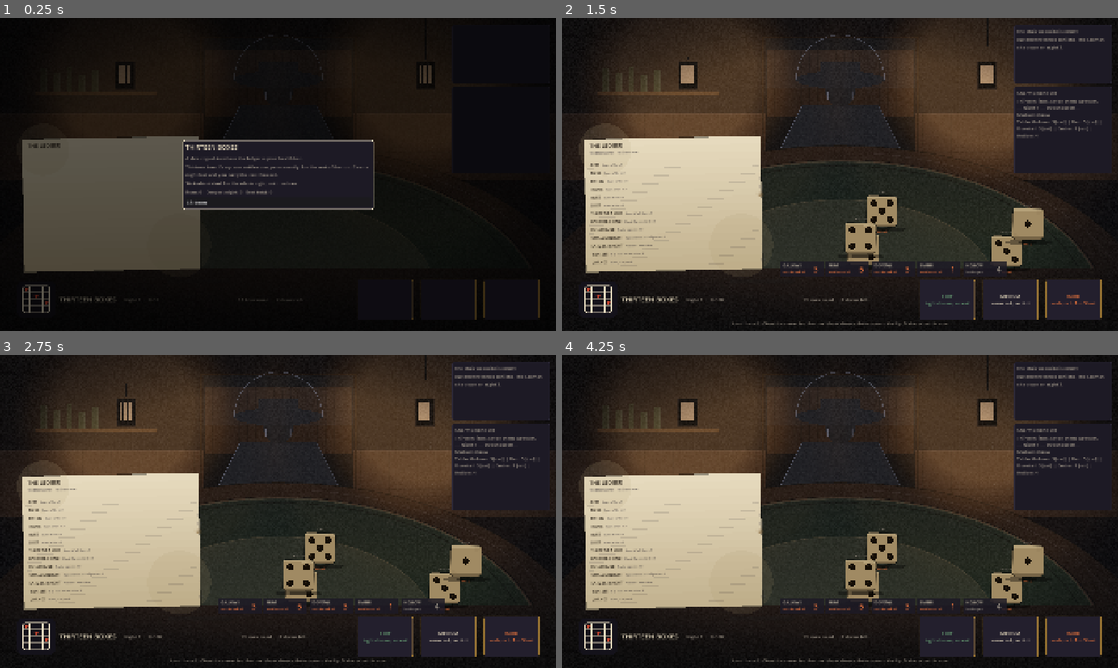
Above: before the commit, frames 1-4 (two rows, left to right).
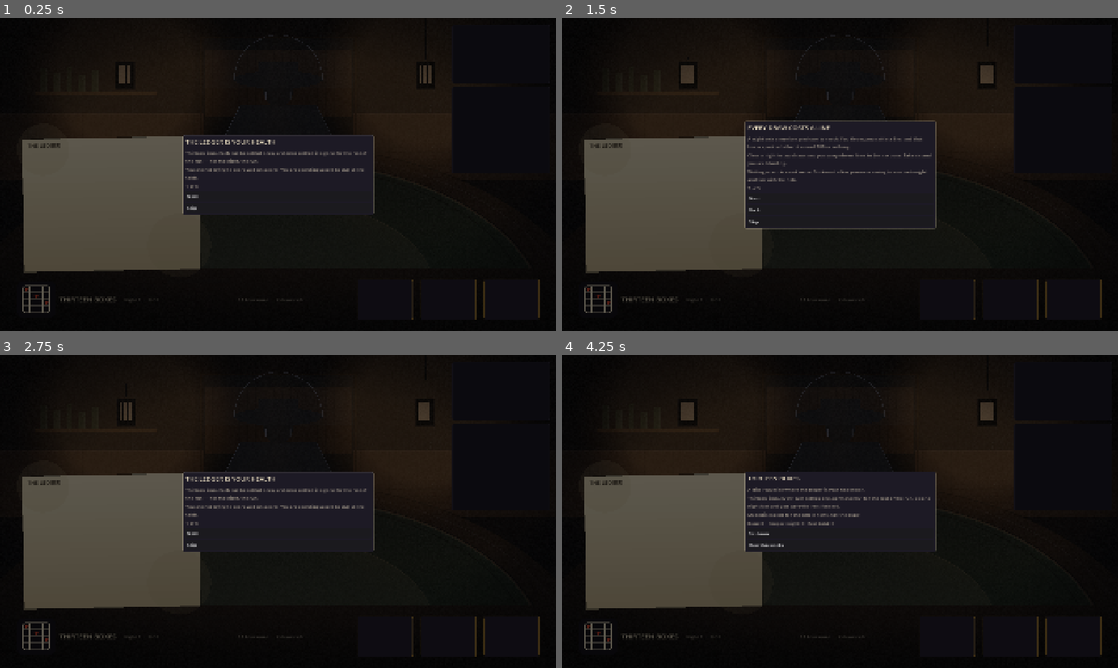
Above: after the commit, the same moments.

Repository: AdLgames/tugow
Game: Godot game, scene res://scenes/main.tscn
Same seed, same stepped clock (60 frames per second), same inputs: the game is played once before the commit and once after it.
Inputs (mouse positions are in pixels of both pictures, inside the frame that each line leads up to):
- Up to frame 1 (0.25 s): no input
- Up to frame 2 (1.5 s): click (840, 202) at 0.5 s, where only the run before the commit has a clickable "Sit down"; click (840, 196) at 1.25 s, where only the run after the commit has a clickable "Next"
- Up to frame 3 (2.75 s): click (278, 545) at 2 s, where only the run after the commit has a clickable "Back"
- Up to frame 4 (4.25 s): click (840, 533) at 2.75 s, where only the run after the commit has a clickable "Next"; click (840, 558) at 3.5 s, where only the run after the commit has a clickable "Skip"

The runs differ from the first frame. In frame 1, 2.3% of the frame differs, in the area x 32-68%, y 37-63%; in frame 2, 53%; in frame 3, 54%; in frame 4, 54%, in the area x 0-99%, y 0-99%.

Commit message:
An explanation, one charm a night, and dice that keep their distance
Intro — five pages before the first hand, one idea each: the Ledger is your
health, every draw costs a line whatever it scores, staked is staked for the
night, the pot and the rail and the dirt, and the man opposite. Shown
automatically on a first run and from the title screen after that.

Charms — one a night. The bench is visited once between nights and
re-rendered after each purchase, so a night with lines to spare could buy
several charms in a row; Balance.charms_per_night caps it and the offer
leaves the board once tonight's is taken.

The clear felt — dice now land in whatever the interface has left of the
table: right of the Ledger, below the man opposite, above the dice tray.
That region is derived from the real node rectangles rather than guessed at
in the scene, so it cannot drift out of step with the layout. Nothing is
thrown onto the sheet, and nothing lands under the tray or the draw buttons.

No overlapping dice — the arrangement is relaxed until every die has its own
room. Spacing uses half a die's diagonal rather than half its width, because
the name above it and the state tag below it are part of what has to stay
readable; two dice sharing a spot could be neither counted nor clicked.

Also: ghosted previews were falling off the right edge of the paper. They now
have their own column inboard of the score column, which keeps a provisional
number visibly distinct from a settled one without leaving the sheet.

161 logic checks, 43,000 invariant checks, 24 physics checks, UI smoke.

Co-Authored-By: Claude Opus 5 <noreply@anthropic.com>
Claude-Session: https://claude.ai/code/session_01BzAKzGJTYJvNQcmYrQHVBo

Diff:
--- a/scripts/autoload/balance.gd
+++ b/scripts/autoload/balance.gd
@@ -107,6 +107,11 @@
 
 # --- Bench ------------------------------------------------------------------
 
+## Charms a night. The bench is visited once per night, so this is also the
+## cap per visit — without it a night with lines to spare could buy out half
+## the library at once.
+var charms_per_night: int = 1
+
 var bench_costs: Dictionary = {
 	"reshape_face": 1,
 	"cleanse_bitter": 1,
--- a/scripts/core/bench.gd
+++ b/scripts/core/bench.gd
@@ -48,7 +48,10 @@
 	return out
 
 
+## The charm on offer tonight, or null when tonight's charm is already bought.
 static func next_charm(game: Game) -> Charm:
+	if game.charms_taken_tonight >= Balance.charms_per_night:
+		return null
 	for c in Charms.library():
 		if not game.has_charm(c.id):
 			return c
--- a/scripts/core/game.gd
+++ b/scripts/core/game.gd
@@ -41,6 +41,8 @@
 ## Overshoot banked from the previous floor, and how much of it opened this one.
 var pending_carry: int = 0
 var floor_carry_in: int = 0
+## Charms taken since this night began.
+var charms_taken_tonight: int = 0
 var log_lines: Array[String] = []
 
 
@@ -52,6 +54,7 @@
 	victory = false
 	end_reason = ""
 	log_lines.clear()
+	charms_taken_tonight = 0
 	pending_carry = 0
 	floor_carry_in = 0
 	log_line("Thirteen lines. Settle them carefully.")
@@ -64,6 +67,7 @@
 		_end_run(true, "You walked out with %s." % Lore.lines_owed(card.open_count()))
 		return
 	threshold = Balance.threshold_for_floor(floor_number)
+	charms_taken_tonight = 0
 	floor_carry_in = pending_carry
 	floor_score = pending_carry
 	pending_carry = 0
@@ -297,6 +301,7 @@
 
 func take_charm(charm: Charm) -> void:
 	charms.append(charm)
+	charms_taken_tonight += 1
 	log_line("Charm taken: %s — %s" % [charm.charm_name, charm.text])
 	state_changed.emit()
 
--- /dev/null
+++ b/scripts/ui/intro.gd
@@ -0,0 +1,42 @@
+class_name Intro
+extends RefCounted
+## What the game is, before the first hand. Five pages, each one thing.
+##
+## The rules that need saying are the ones no dice game has: the card does not
+## reset, a turn costs a line whatever it scores, and staking lasts the night.
+## Everything else a player can find out by playing.
+
+class Page extends RefCounted:
+	var title: String
+	var lines: Array[String]
+
+	func _init(p_title: String, p_lines: Array[String]) -> void:
+		title = p_title
+		lines = p_lines
+
+
+static func pages() -> Array:
+	var out: Array = []
+	out.append(Page.new("THE LEDGER IS YOUR HEALTH", [
+		"Thirteen lines. Each can be settled once, and once settled it is gone for the rest of the run — not the night, the run.",
+		"You are not trying to score well on a card. You are spending a card to stay at the table.",
+	]))
+	out.append(Page.new("EVERY DRAW COSTS A LINE", [
+		"A night sets a number you have to reach. You throw, you settle a line, and that line is spent whether it scored 300 or nothing.",
+		"Clear a night in two draws and you carry eleven lines to the next one. Take six and you are bleeding.",
+		"Writing a zero is a real move. Strike out a line you were saving to survive tonight, and live with the hole.",
+	]))
+	out.append(Page.new("STAKED IS STAKED FOR THE NIGHT", [
+		"Click a die to stake it. It holds that face until the night ends — scoring for you every draw, and never rolling again.",
+		"You are trading what you might roll for what you already have. The table narrows as the night goes on, and that is the same bargain the Ledger makes.",
+	]))
+	out.append(Page.new("THE POT, THE RAIL, THE DIRT", [
+		"Choose how hard you throw. Soft keeps the dice in the pot. Hard scatters them to the rail, where they score double, and past it into the dirt, where they are gone for the night.",
+		"A die on the rail is not safe: the next draw shoves it toward the lip. Stake it, settle now, or gamble it.",
+	]))
+	out.append(Page.new("THE MAN OPPOSITE", [
+		"On some nights someone sits down and writes on the same Ledger. Every line he takes is a line you can never use.",
+		"He calls his line out loud before he throws. That is your one turn to answer: take it yourself, race the number and end the night, or stake away the dice he needs.",
+		"Out-score him and you get spent lines back. He is the only way this run gets longer.",
+	]))
+	return out
--- a/scripts/ui/ledger_view.gd
+++ b/scripts/ui/ledger_view.gd
@@ -15,8 +15,10 @@
 const ROW_HEIGHT := 28.0
 const HEADER := 74.0
 const PAD := 20.0
-## Previews sit out in the margin so the score column stays for real entries.
-const MARGIN_SHIFT := 26.0
+## Previews sit in their own column, inboard of the score column, so a
+## provisional number is never mistaken for a settled one — and never falls
+## off the edge of the paper.
+const MARGIN_SHIFT := -66.0
 
 var game: Game = null
 ## Set when the only legal move left is settling a line.
--- a/scripts/ui/main.gd
+++ b/scripts/ui/main.gd
@@ -43,7 +43,10 @@
 	set_anchors_preset(Control.PRESET_FULL_RECT)
 	clip_contents = true
 	_build()
-	_show_title()
+	if int(RunState.meta.get("runs", 0)) == 0:
+		_show_intro(0)
+	else:
+		_show_title()
 
 
 func _unhandled_key_input(event: InputEvent) -> void:
@@ -265,6 +268,27 @@
 
 # --- Screens -----------------------------------------------------------------
 
+## The explanation, once, before the first run — and on demand after it.
+func _show_intro(page_index: int) -> void:
+	var pages := Intro.pages()
+	if page_index < 0 or page_index >= pages.size():
+		_show_title()
+		return
+	var page: Intro.Page = pages[page_index]
+	_clear_overlay(page.title)
+	for line in page.lines:
+		_overlay_text(line)
+	_overlay_text("%d of %d" % [page_index + 1, pages.size()])
+	if page_index + 1 < pages.size():
+		_overlay_button("Next", func() -> void: _show_intro(page_index + 1))
+	else:
+		_overlay_button("Deal me in", _start_run)
+	if page_index > 0:
+		_overlay_button("Back", func() -> void: _show_intro(page_index - 1))
+	_overlay_button("Skip", _show_title)
+	_set_overlay_visible(true)
+
+
 func _show_title() -> void:
 	_clear_overlay("THIRTEEN BOXES")
 	_overlay_text("A dice roguelike where the ledger is your health bar.")
@@ -274,6 +298,7 @@
 	_overlay_text("Runs: %d   Deepest night: %d   Best total: %d"
 		% [int(meta["runs"]), int(meta["deepest_floor"]), int(meta["best_total"])])
 	_overlay_button("Sit down", _start_run)
+	_overlay_button("How this works", func() -> void: _show_intro(0))
 	_set_overlay_visible(true)
 
 
@@ -514,23 +539,38 @@
 	_placard.queue_redraw()
 
 
-## Dice sit where the throw resolver put them, scaled by how near they landed.
+## What is left of the table once the interface has taken its room: right of
+## the Ledger, below the man opposite, above the dice tray. Derived from the
+## real node rectangles so it cannot drift out of step with them.
+func _clear_felt() -> Rect2:
+	var left := _ledger.position.x + _ledger.size.x + 40.0
+	var top := 540.0
+	var bottom := _tray.position.y - 24.0
+	var right := 1880.0
+	return Rect2(left, top, right - left, bottom - top)
+
+
+## Dice are laid out by the scene, which keeps them inside the clear felt and
+## out of each other's way.
 func _refresh_dice() -> void:
 	for view in _die_views:
 		view.queue_free()
 	_die_views.clear()
+	_scene.rolling_bounds = _clear_felt()
+	var live: Array = []
 	for d in game.pool.table:
-		if d.lost:
-			continue
+		if not d.lost:
+			live.append(d)
+	for placement in _scene.place_dice(live):
 		var view := DieView.new()
 		_dice_layer.add_child(view)
-		view.bind(d)
-		var factor := _scene.die_scale(d)
+		view.bind(placement["die"])
+		var factor: float = placement["scale"]
 		view.scale = Vector2(factor, factor)
-		view.position = _scene.die_position(d) - Vector2(DieView.SIZE, DieView.SIZE) * 0.5 * factor
+		view.position = placement["position"] - Vector2(DieView.SIZE, DieView.SIZE) * 0.5 * factor
 		view.sway_left = _scene.sway_left
 		view.sway_right = _scene.sway_right
-		view.pressed.connect(_on_die_pressed.bind(d))
+		view.pressed.connect(_on_die_pressed.bind(placement["die"]))
 		_die_views.append(view)
 
 
--- a/scripts/ui/saloon_view.gd
+++ b/scripts/ui/saloon_view.gd
@@ -37,6 +37,11 @@
 var preview_strength: int = -1
 ## Pulled back when the only move left is on the Ledger.
 var dim_table: bool = false
+## The clear felt, handed over by the interface rather than guessed at here:
+## it is whatever is left of the table once the Ledger, the dice tray and the
+## draw buttons have taken their room. Nothing is thrown on top of the UI, and
+## nothing lands on the sheet.
+var rolling_bounds: Rect2 = Rect2(760, 520, 1120, 300)
 
 ## Sampled from each lantern's sway so dice cast two shadows out of phase.
 var sway_left: float = 0.0
@@ -97,21 +102,69 @@
 	return base * dip
 
 
-## Screen position for a die at its landing spot on the felt. The disc is
-## squashed onto the visible band: the near arc of a real table projects down
-## behind the lip, where a die could not be read or clicked.
+## The clear felt: everything inside the rail that is not under the Ledger and
+## not behind the lip. Dice land here and nowhere else, which is what stops a
+## die from ending up unreadable or unclickable.
+func rolling_area() -> Rect2:
+	return rolling_bounds
+
+
+## Lay the dice out inside the rolling area with no two overlapping.
+##
+## Their landing positions still order them — a die that came down near the
+## rail sits nearer the edge — but two dice can occupy the same spot on the
+## felt, and two overlapping sprites cannot be counted or clicked. So the
+## arrangement is relaxed until every die has its own room.
+func place_dice(dice: Array) -> Array:
+	var area := rolling_area()
+	var placements: Array = []
+	for die in dice:
+		var factor: float = clampf(projection.scale_at(felt_point(die.landing_position())), 0.30, 0.62)
+		# Half the diagonal, not half the width — plus the name above and the
+		# tag below, which are part of what must not overlap.
+		var radius := DieView.SIZE * factor * 0.72
+		var spot: Vector2 = die.landing_position()
+		placements.append({
+			"die": die,
+			"position": area.get_center() + Vector2(
+				spot.x * area.size.x * 0.36, spot.y * area.size.y * 0.34),
+			"scale": factor,
+			"radius": radius,
+		})
+
+	for _pass in 24:
+		var moved := false
+		for i in placements.size():
+			for j in range(i + 1, placements.size()):
+				var a: Dictionary = placements[i]
+				var b: Dictionary = placements[j]
+				var gap: Vector2 = b["position"] - a["position"]
+				var want: float = (a["radius"] + b["radius"]) * 1.05
+				var distance := gap.length()
+				if distance >= want:
+					continue
+				moved = true
+				var push := (gap / maxf(distance, 0.01)) * (want - distance) * 0.5
+				if distance < 0.01:
+					push = Vector2(want * 0.5, 0.0)
+				a["position"] -= push
+				b["position"] += push
+		for placement in placements:
+			placement["position"] = _inside(area, placement["position"], placement["radius"])
+		if not moved:
+			break
+	return placements
+
+
+## Keep a die wholly inside the clear felt.
+func _inside(area: Rect2, at: Vector2, radius: float) -> Vector2:
+	return Vector2(
+		clampf(at.x, area.position.x + radius, area.end.x - radius),
+		clampf(at.y, area.position.y + radius, area.end.y - radius))
+
+
 func felt_point(position: Vector2) -> Vector2:
-	# Biased right and away, so a die never lands under the Ledger or
-	# behind the lip where it could not be read or clicked.
 	return Vector2(position.x * 0.55 + 0.30, position.y * 0.26 + 0.34)
-
-
-func die_position(die: Die) -> Vector2:
-	return projection.project(felt_point(die.landing_position()))
-
-
-func die_scale(die: Die) -> float:
-	return clampf(projection.scale_at(felt_point(die.landing_position())), 0.30, 0.62)
 
 
 # --- Construction ------------------------------------------------------------
@@ -328,6 +381,12 @@
 	# Dashed seam in the felt.
 	_draw_dashed_ring(0.76, Color(ThemeColors.INK_DIM, 0.12))
 
+	# The clear felt the dice are thrown into: worn paler by use. Drawn as a
+	# patch of wear rather than an outlined box, which read as interface
+	# furniture sitting on an oval table.
+	var area := rolling_area()
+	_draw_radial(area.grow(60.0), ThemeColors.LAMP_WARM, 0.05)
+
 	# Where the hovered draw can reach — the lip included, which is the point.
 	if preview_strength >= 0:
 		var reach: PackedVector2Array = projection.ring(
--- a/tests/tests.gd
+++ b/tests/tests.gd
@@ -17,6 +17,7 @@
 	_test_charms()
 	_test_forge()
 	_test_adversaries()
+	_test_charm_limit()
 	_test_denial()
 	_test_floor_transition()
 	_test_overflow_carry()
@@ -218,6 +219,23 @@
 	while game.card.open_count() > 1:
 		game.card.burn(game.card.open_boxes()[0])
 	check(not Bench.can_afford(game, 1), "the last box is not for sale")
+
+
+## One charm a night, however many lines you are willing to burn.
+func _test_charm_limit() -> void:
+	var game := Game.new()
+	game.start_run(6161)
+	var first := Bench.next_charm(game)
+	check(first != null, "the bench offers a charm")
+	game.take_charm(first)
+	check(Bench.next_charm(game) == null, "and only the one, tonight")
+	var offered_ids: Array = []
+	for offer in Bench.offers(game):
+		offered_ids.append(offer["id"])
+	check(not offered_ids.has(&"take_charm"), "the charm is off the board once taken")
+	game.next_floor()
+	check(Bench.next_charm(game) != null, "the next night offers another")
+	check(game.charms_taken_tonight == 0, "the count resets with the night")
 
 
 func _test_adversaries() -> void:
--- a/tests/ui_smoke.gd
+++ b/tests/ui_smoke.gd
@@ -20,8 +20,12 @@
 	await get_tree().process_frame
 
 	# The title screen is an overlay with one button on it.
-	if not _press("Sit down"):
-		_fail("no start button on the title screen")
+	# A first-time player is shown the explanation before the title.
+	var guard_pages := 0
+	while _press("Next") and guard_pages < 12:
+		guard_pages += 1
+	if not (_press("Deal me in") or _press("Sit down")):
+		_fail("no way into a run from the opening screens")
 		return _report()
 
 	var game: Game = _main.game
--- a/tools/screenshot.gd
+++ b/tools/screenshot.gd
@@ -16,7 +16,11 @@
 	add_child(_main)
 	await get_tree().process_frame
 
-	await _shot("01_title")
+	await _shot("01_intro")
+	for _i in 8:
+		if not _press("Next"):
+			break
+	_press("Deal me in")
 	_press("Sit down")
 	_main._throw_buttons[Throw.Strength.HARD].pressed.emit()
 	await _shot("02_turn")
@@ -92,11 +96,12 @@
 			return
 
 
-func _press(prefix: String) -> void:
+func _press(prefix: String) -> bool:
 	for child in _main._overlay_body.get_children():
 		if child is Button and child.text.begins_with(prefix) and not child.disabled:
 			child.pressed.emit()
-			return
+			return true
+	return false
 
 
 func _shot(name: String) -> void:
Not shown, added: scripts/ui/intro.gd.uid
Not shown, changed: docs/MECHANICS.md
